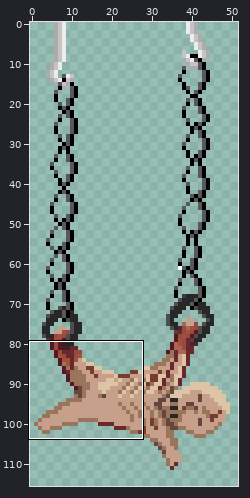
Sprite sheet -- Content/characters/SCP-1016-ru/SCP-1016-RU_anim_calm.4.png. The first picture is a wide view before the edit; the outline marks the close-up.
Close-up. Before the edit:
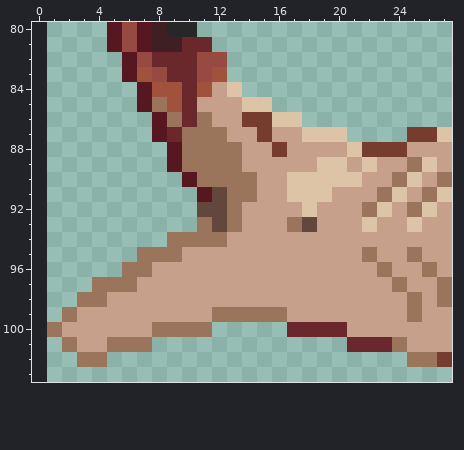
The file is 50x113 pixels. Shown: x 0..27, y 80..103. The old version is drawn lined up with the new one, on the new canvas. The wide view leaves out empty margins. The commit also changed other parts of the picture, which this record leaves out.
New version:
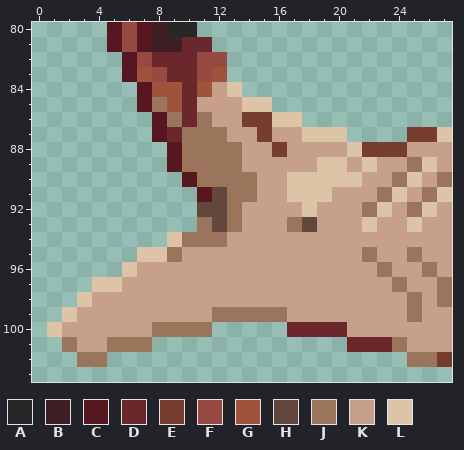
Palette (. is transparent): A #272727  B #3f1f24  C #571721  D #6b282c  E #763c2e  F #974a41  G #a1523d  H #63473d  J #9b755b  K #c7a08b  L #ddc4a7
From old to new:
canvas 50x113 -> 52x118, the old top-left corner now at 1,0
@@ x 0..11 @@
  93 ...........J
- 94 .........JJJ
- 95 .......JJJKK
- 96 ......JJKKKK
- 97 ....JJJKKKKK
- 98 ...JJKKKKKKK
- 99 ..JKKKKKKKKK
-100 .JKKKKKKJJJJ
+ 94 .........LJJ
+ 95 .......LLJKK
+ 96 ......LKKKKK
+ 97 ....LLKKKKKK
+ 98 ...LKKKKKKKK
+ 99 ..LKKKKKKKKK
+100 .LKKKKKKJJJJ
 101 ..JKKJJJ....
Where, in picture pixels (left, top, right, bottom), the same in both close-ups:
changed: (47, 232, 182, 337)
